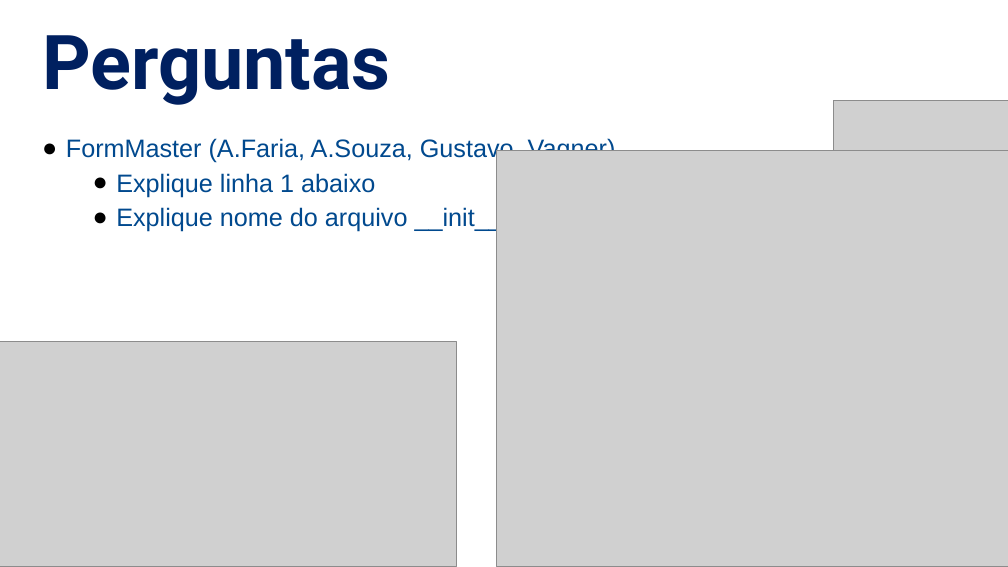
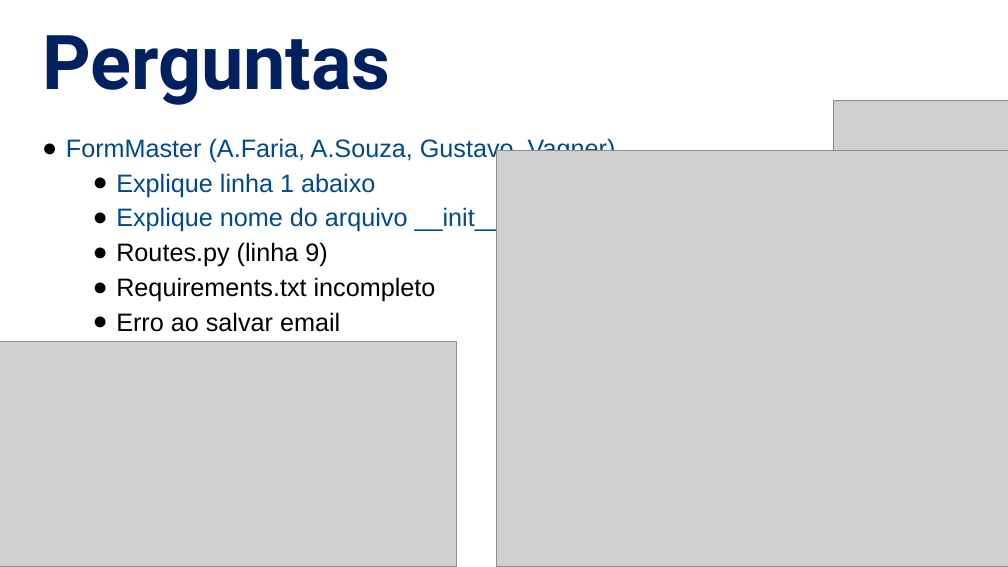
Before and after one commit to NaturalCoder/PY2, a slide deck: slide 3 of aula16/Aula16.pptx (slide 2 before the commit). Drawn at 1008x567 pixels with LibreOffice and Linux fonts; fonts in the diff are those of the drawing; grey boxes stand for pictures. Boxes give left, top, right and bottom in pixels: in the first picture for what was removed or moved away, otherwise in the second. Text is boxed around its words. In the diff, an @@ line names an element or a change of style, - is before the commit and + after.

```diff
--- a/aula16/Aula16.pptx
+++ b/aula16/Aula16.pptx
@@ text at bbox=[116, 242, 436, 332]: paragraphs added @@
+  ● Routes.py (linha 9)
+  ● Requirements.txt incompleto
+  ● Erro ao salvar email
```
Also in this commit, not shown: 2 other slides changed, 1 slide added.
